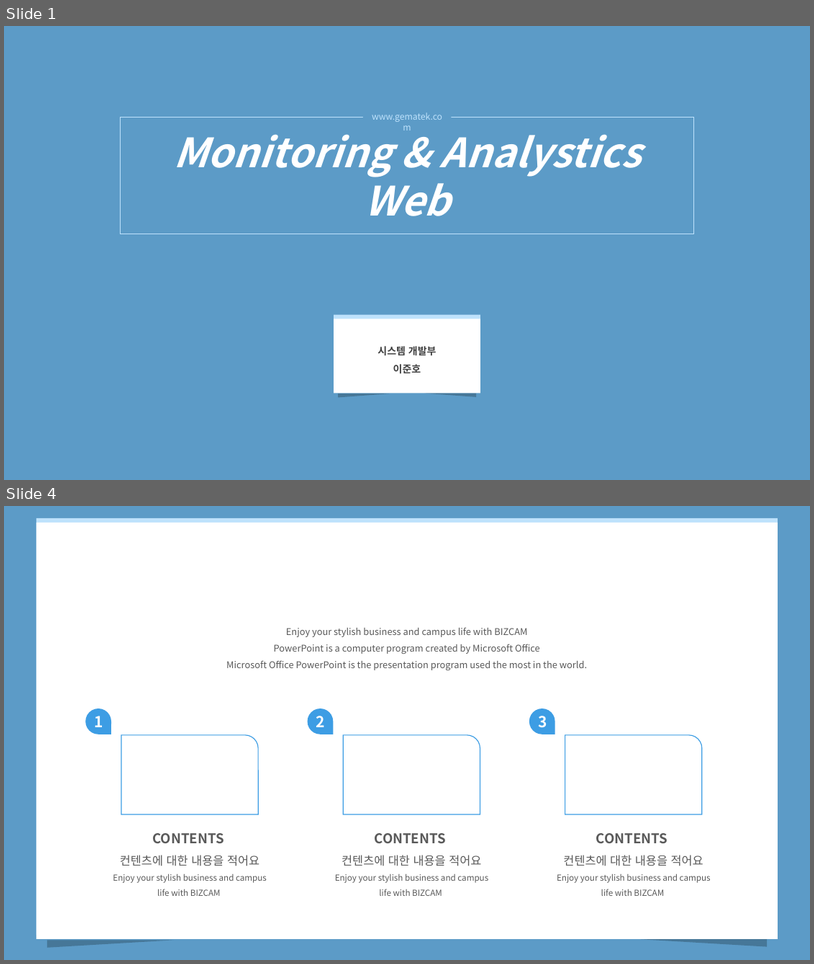
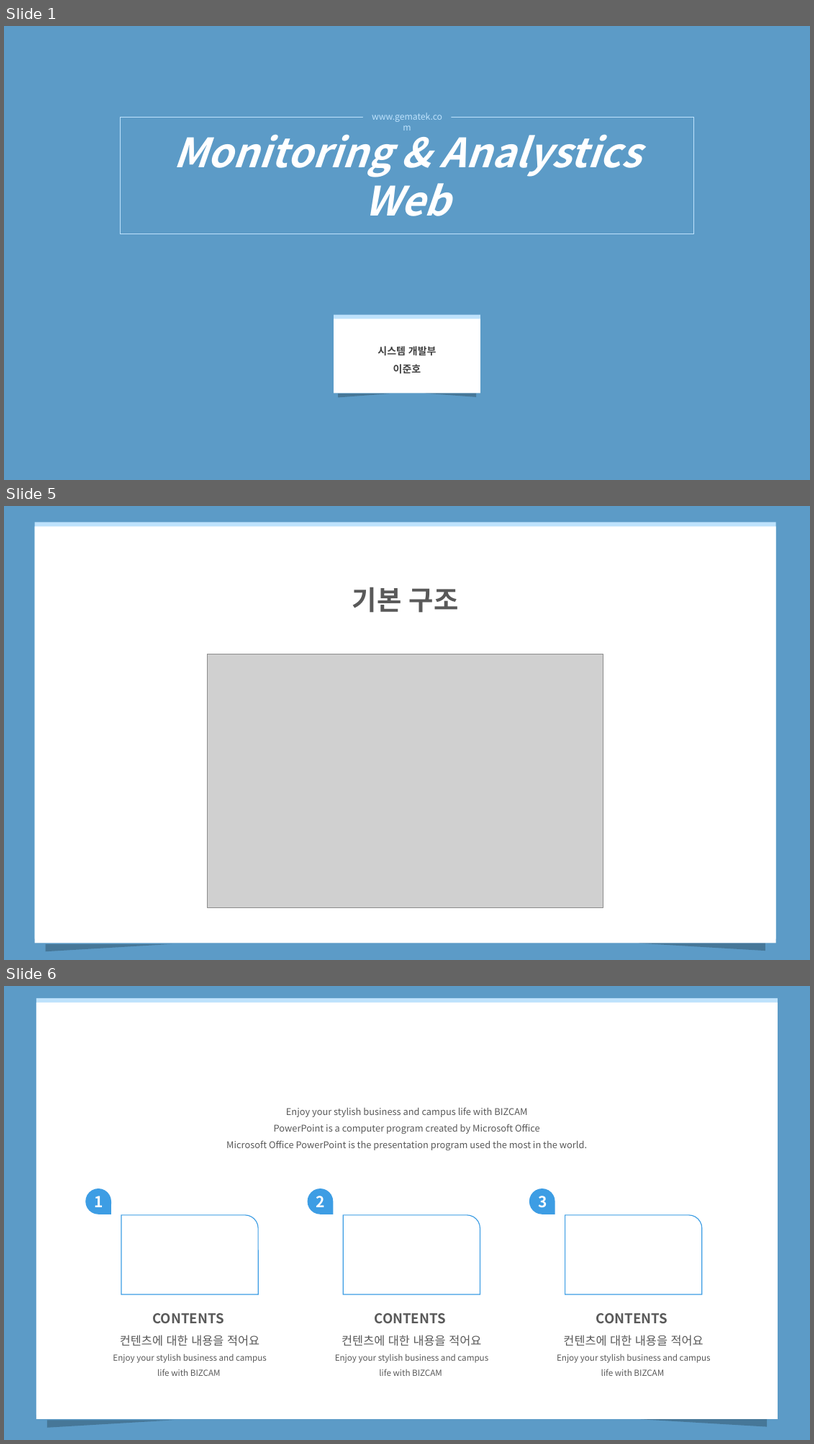
Before and after one commit to haomaru88/first_web, a slide deck: MonitoringWeb.pptx. Shown one above the other, each under a label of ours: slides 1 and 4 before the commit, slides 1, 5 and 6 after it; the slides between them are not shown. The pictures are 814x964 and 814x1444 pixels, drawn with LibreOffice and Linux fonts; fonts in the diff are those of the drawing; grey boxes stand for pictures. Boxes give left, top, right and bottom in pixels: in the first picture for what was removed or moved away, otherwise in the second. Text is boxed around its words. In the diff, an @@ line names an element or a change of style, - is before the commit and + after.

```diff
--- a/MonitoringWeb.pptx
+++ b/MonitoringWeb.pptx
@@ slide 5 added at [4,506,810,960], background #5C9BC7 @@
@@ rectangle added at [35,527,777,943], fill #FFFFFF @@
@@ text added at [352,587,459,613], 32 pt, text #595959, bold @@
+기본 구조
@@ picture added at [207,654,604,908] @@
@@ right triangle added at [46,944,172,951], fill #000000 at 23% opacity @@
@@ right triangle added at [639,943,766,950], fill #000000 at 23% opacity @@
@@ what was slide 4 is now slide 6 @@
```
Also in this commit, not shown: 3 other slides added, 2 slides removed, 2 other files.
